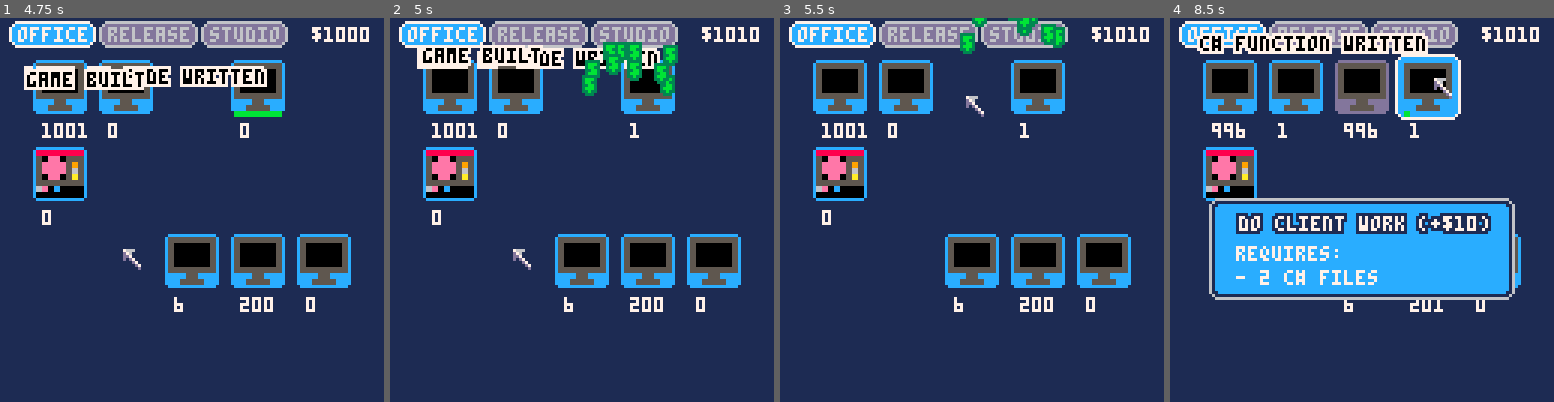
Above: before the commit, frames 1-4 (left to right).
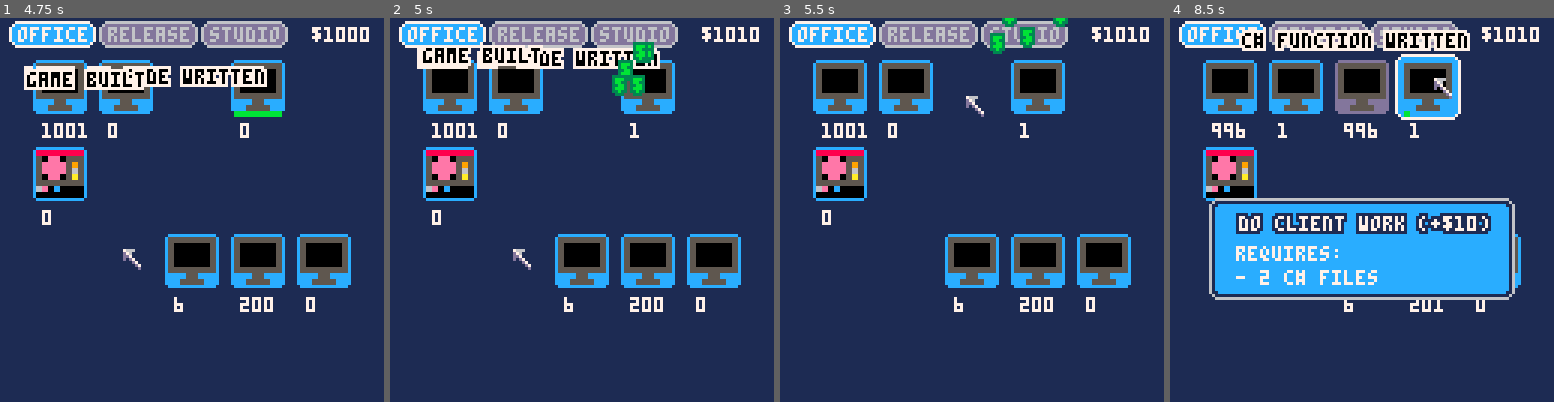
Above: after the commit, the same moments.

Repository: wesen/carts
Game: PICO-8 cartridge games/gamedevgame/gamedevgame.p8
Two runs of this game, one before a commit and one after it. Both use one fixed random seed, a clock stepped at 60 frames per second and the inputs below.
Inputs (mouse positions are in pixels of both pictures, inside the frame that each line leads up to):
- Up to frame 1 (4.75 s): click (280, 121) at 0.67 s; click (46, 267) at 1.22 s; click (107, 114) at 1.77 s; click (172, 259) at 2.32 s; click (234, 106) at 2.87 s; click (295, 256) at 3.42 s; click (61, 102) at 3.97 s; click (122, 248) at 4.52 s
- Up to frame 2 (5 s): no input
- Up to frame 3 (5.5 s): click (964, 94) at 5.07 s
- Up to frame 4 (8.5 s): click (1419, 244) at 5.62 s; click (1481, 90) at 6.17 s; click (1246, 236) at 6.72 s; click (1308, 83) at 7.27 s; click (1369, 229) at 7.82 s; click (1434, 79) at 8.37 s

Frame 1 is identical in both runs. In frame 2, 2.2% of the frame differs, in the area x 50-75%, y 6-21%; in frame 3, 1.3%; in frame 4, 3.0%, in the area x 7-79%, y 3-10%.

Commit message:
Fine tune dollar particles

Diff:
--- a/games/gamedevgame/gamedevgame.p8
+++ b/games/gamedevgame/gamedevgame.p8
@@ -501,7 +501,7 @@
 end
 
 function make_score_particle_explosion(s,n,x,y,c2,c1,spread_x,spread_y)
- spread_x=spread_x or 20
+ spread_x=spread_x or 10
  spread_y=spread_y or 8
  for i=1,n do
   local p=cls_score_particle.init(x+mrnd(spread_x),y+mrnd(spread_y),s,c2,c1)
@@ -1020,12 +1020,7 @@
 )
 res_contract_work.on_produced_cb=function(self)
  glb_resource_manager.money+=10
- for i=1,10 do
-  printh("created money particle")
-  local p=cls_score_particle.init(83+mrnd(20),20+mrnd(8),"$",11,3)
-  p.spd_y*=1
-  p.lifetime=2
- end
+ if (self:is_visible()) make_score_particle_explosion("$",5,83,20,11,3)
 end
 
 --
--- a/games/gamedevgame/particle.lua
+++ b/games/gamedevgame/particle.lua
@@ -76,7 +76,7 @@
 end
 
 function make_score_particle_explosion(s,n,x,y,c2,c1,spread_x,spread_y)
- spread_x=spread_x or 20
+ spread_x=spread_x or 10
  spread_y=spread_y or 8
  for i=1,n do
   local p=cls_score_particle.init(x+mrnd(spread_x),y+mrnd(spread_y),s,c2,c1)
--- a/games/gamedevgame/resources.lua
+++ b/games/gamedevgame/resources.lua
@@ -61,12 +61,7 @@
 )
 res_contract_work.on_produced_cb=function(self)
  glb_resource_manager.money+=10
- for i=1,10 do
-  printh("created money particle")
-  local p=cls_score_particle.init(83+mrnd(20),20+mrnd(8),"$",11,3)
-  p.spd_y*=1
-  p.lifetime=2
- end
+ if (self:is_visible()) make_score_particle_explosion("$",5,83,20,11,3)
 end
 
 --
